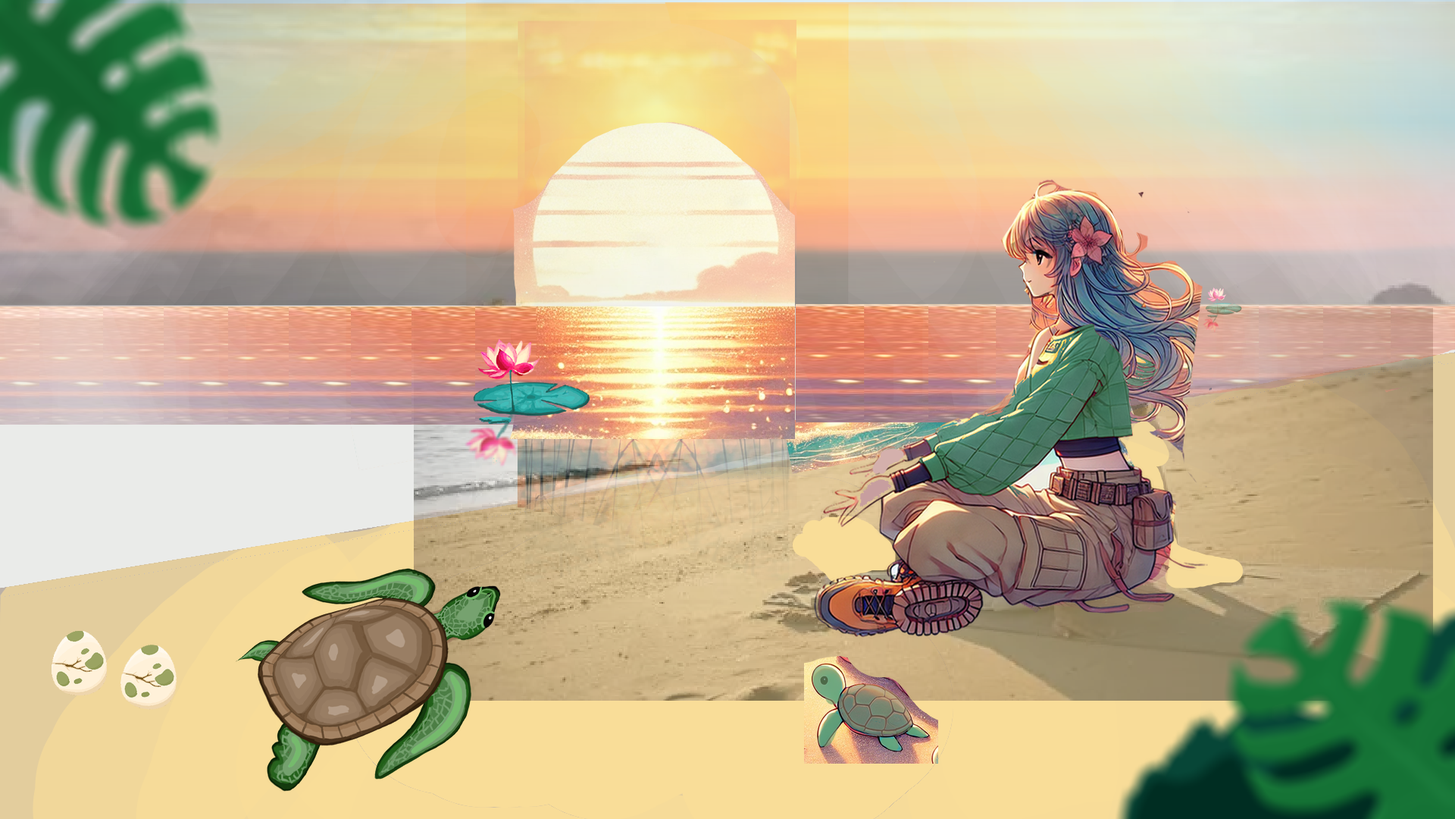
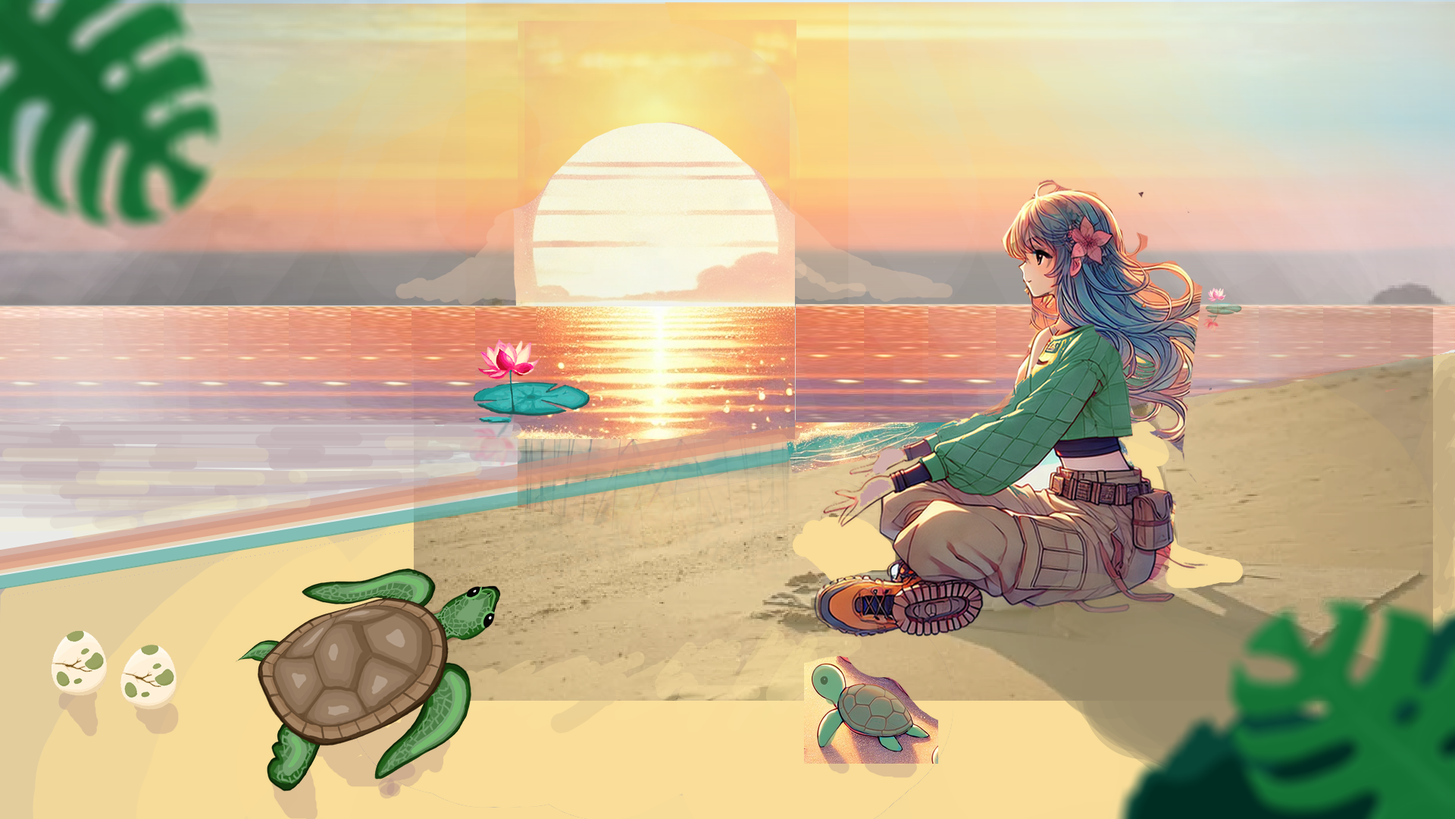
Before/after of a 1455px x 819px layered artwork. What changed in the layer stack:
painted on "Top Left Leafs" (1st of 3) over [86, 717, 1330, 767]
painted on "Paint Layer 2 (pasted)" (2nd of 12) over [1082, 565, 1455, 774]
renamed "Paint Layer 2 (pasted)" to "Egg3", moved it above "Egg1" over [97, 694, 179, 734]
renamed "Paint Layer 2 (pasted)" to "Egg1", moved it above "Egg2" over [58, 691, 98, 704]
renamed "Paint Layer 2 (pasted)" to "Egg2", moved it above "Anime Girl Shadow" over [58, 691, 98, 704]
added layer "Anime Girl Shadow" above "Left Turtle" over [533, 572, 1335, 778]
painted on "Left Turtle" over [194, 533, 534, 819]
painted on "Right Turtle" over [786, 633, 918, 778]
added layer "Paint Layer 6" above "Paint Layer 5" over [58, 679, 918, 819]
added layer "Paint Layer 5" above "Paint Layer 4" over [388, 199, 1455, 777]
added layer "Paint Layer 4" above "Anime Girl" over [0, 419, 631, 583]
painted on "Anime Girl" over [778, 199, 1313, 702]
painted on "Paint Layer 1 (pasted)" (1st of 2) over [395, 199, 953, 306]
added layer "Paint Layer 3" above "Lotus" over [0, 419, 801, 631]
painted on "Water Lighting" over [0, 199, 1455, 819]
painted on "Sun" over [388, 199, 922, 527]
painted on "Paint Layer 2 (pasted)" (6th of 12) over [339, 419, 801, 486]
painted on "Paint Layer 2 (pasted)" (7th of 12) over [776, 425, 801, 464]
painted on "Paint Layer 1 (pasted)" (2nd of 2) over [387, 260, 1455, 746]
painted on "Paint Stuff" over [388, 199, 1455, 728]
painted on "Paint Layer 2 (pasted)" (10th of 12) over [0, 199, 953, 777]
painted on "Paint Layer 2 (pasted)" (11th of 12) over [395, 199, 953, 306]
painted on "Beach" over [0, 199, 1455, 819]
painted on "Background" over [727, 425, 1233, 631]
